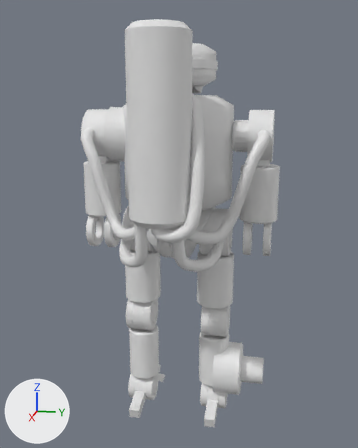
What one commit did to the FBX model Assets/Art/Models/Cog v-slice.FBX.
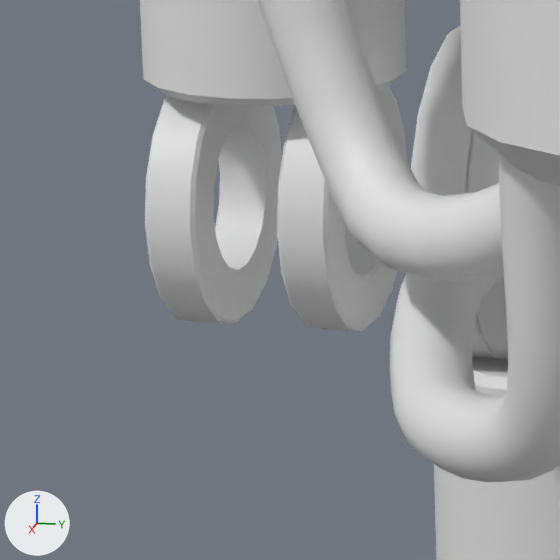
The first picture shows the older version from a 50 mm camera at (2.301, 0.462, 0.733) aimed at (0.079, 0.018, 0.178). The close-ups show both versions on the part from 19% to 40% of the width and 45% to 62% of the height of that picture. Every picture has the same lights, and +X, +Y and +Z are marked at lower left. Where no turn or scale is listed for an object, it has been applied to the vertices.

The older version as bpy lines, for what is in view:
```python
me_mesh_010 = bpy.data.meshes.new('Mesh.010')
me_mesh_010.from_pydata(...)  # 528 vertices, 508 faces; spans x 0.088..0.369, y -0.423..0.423, z 0.144..0.62
me_mesh_011 = bpy.data.meshes.new('Mesh.011')
me_mesh_011.from_pydata(...)  # 1158 vertices, 2288 faces; spans x -0.114..0.114, y -0.526..0.017, z -0.531..0.113
me_mesh_014 = bpy.data.meshes.new('Mesh.014')
me_mesh_014.from_pydata(...)  # 1084 vertices, 2160 faces; spans x -0.117..0.117, y -0.469..0.469, z 0.027..0.699
ob_object001 = bpy.data.objects.new('Object001', me_mesh_010)
ob_object001.location = (0.0, 0.0, 0.0)
ob_object004 = bpy.data.objects.new('Object004', me_mesh_011)
ob_object004.location = (0.0001, 0.2545, 0.1263)
ob_object009 = bpy.data.objects.new('Object009', me_mesh_014)
ob_object009.location = (0.0, 0.0, 0.0)
# also in view: 'Object014' at (0.381, 0.0, 0.635); 'Object010' at (0.267, 0.0, 0.154); 'Object007' at (0.0, 0.0, 0.127)
```
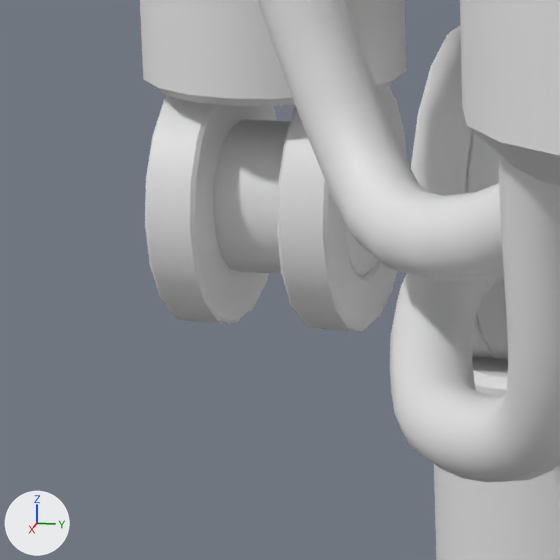
The change, as a diff of the scene's bpy script:
```diff
--- a/Assets/Art/Models/Cog v-slice.FBX.py
+++ b/Assets/Art/Models/Cog v-slice.FBX.py
@@ me_mesh_019 @@
+me_mesh_019.from_pydata(...)  # 324 vertices, 624 faces; spans x -0.052..0.052, y -0.698..0.189, z -0.064..0.039
@@ ob_object015 @@
+ob_object015 = bpy.data.objects.new('Object015', me_mesh_019)
+ob_object015.location = (0.0001, 0.2545, 0.1263)
```

Pixel boxes [x1, y1, x2, y2] of what changed, in the close-ups (560 x 560 px):
'Object015', added
    after: [214, 119, 378, 277]
